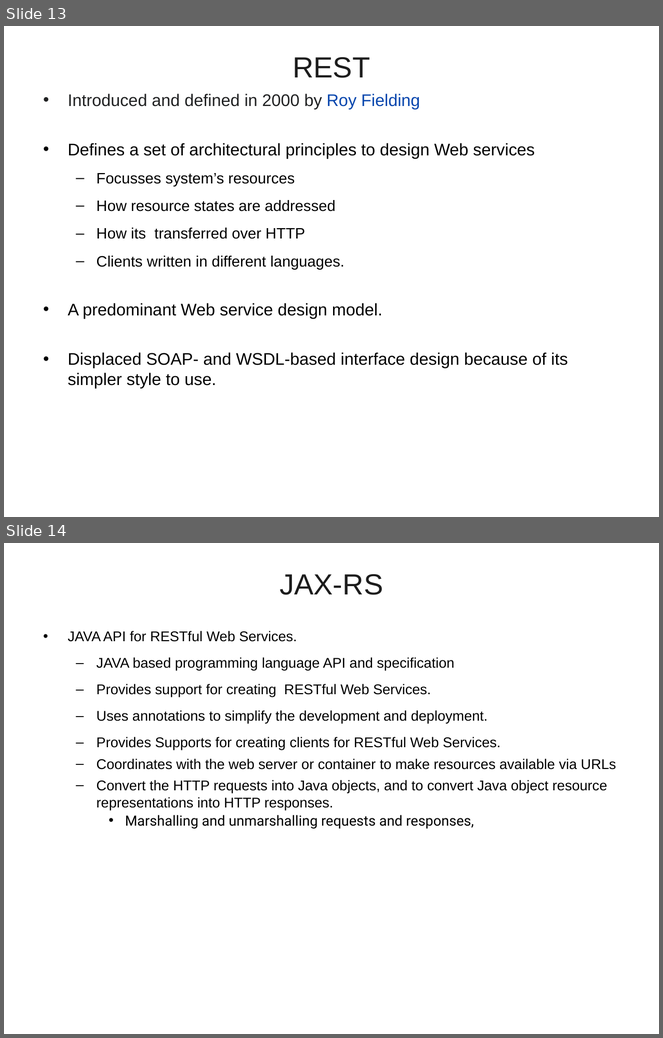
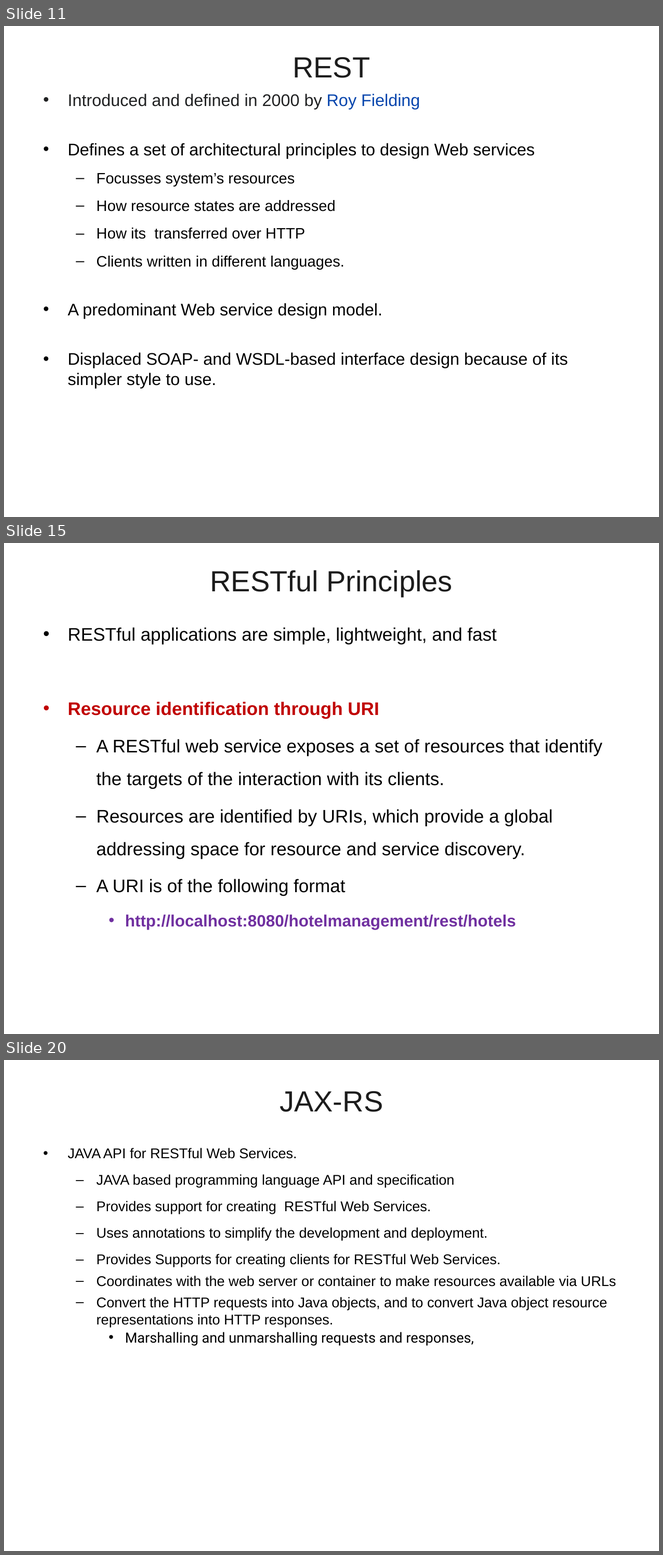
Before and after one commit to vatsanTraining/freshers_dec_2021, a slide deck: JAX_RS.ppt. Shown one above the other, each under a label of ours: slides 13 and 14 before the commit, slides 11, 15 and 20 after it; the slides between them are not shown. The pictures are 663x1038 and 663x1555 pixels, drawn with LibreOffice and Linux fonts; fonts in the diff are those of the drawing; background and template pictures are left out. Boxes give left, top, right and bottom in pixels: in the first picture for what was removed or moved away, otherwise in the second. Text is boxed around its words. In the diff, an @@ line names an element or a change of style, - is before the commit and + after.

```diff
--- a/JAX_RS.ppt
+++ b/JAX_RS.ppt
@@ slide 15 added at [4,543,659,1034], background picture (left out) @@
@@ title added at [210,570,453,597], 32 pt, text #1C1C1C @@
+RESTful Principles
@@ text added at [68,627,603,930], 20 pt, text #000000 @@
+• RESTful applications are simple, lightweight, and fast
+• Resource identification through URI
+  – A RESTful web service exposes a set of resources that identify the targets of the interaction with its clients.
+  – Resources are identified by URIs, which provide a global addressing space for resource and service discovery.
+  – A URI is of the following format
+    • http://localhost:8080/hotelmanagement/rest/hotels
@@ what was slide 13 is now slide 11 @@
@@ what was slide 14 is now slide 20 @@
```
Also in this commit, not shown: 5 slides changed, 14 other slides added, 2 slides removed.
